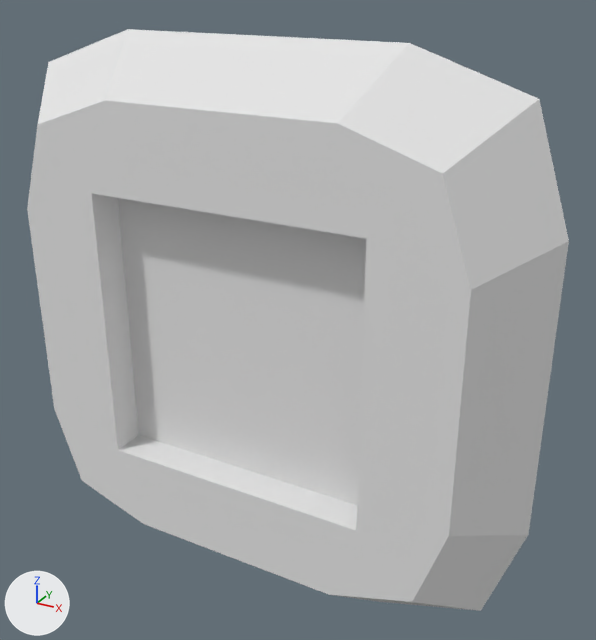
Before and after pictures for a commit that changed the OBJ model src/main/resources/assets/deepresonance/models/block/lens.obj.
One viewpoint serves both versions: a 50 mm lens placed at (0.503, -0.319, 0.939), pointed at (0.053, 0.499, 0.53). The lights are fixed; the arrows at lower left show +X, +Y and +Z. Where no turn or scale is listed for an object, it has been applied to the vertices.

Before the edit, the objects in view are built like this:
```python
mat_none = principled_material('None')
mat_none.base_color = (0.8, 0.8, 0.8)  # white #e7e7e7
mat_none.roughness = 1.0
me_cube_cube_002 = bpy.data.meshes.new('Cube_Cube.002')
me_cube_cube_002.from_pydata(...)  # 36 vertices, 33 faces; spans x -0.36..0.36, y 0.41..0.5, z 0.14..0.86
me_cube_cube_002.materials.append(mat_none)  # white #e7e7e7
ob_cube_cube_002 = bpy.data.objects.new('Cube_Cube.002', me_cube_cube_002)
ob_cube_cube_002.location = (0.0, 0.0, 0.0)
```
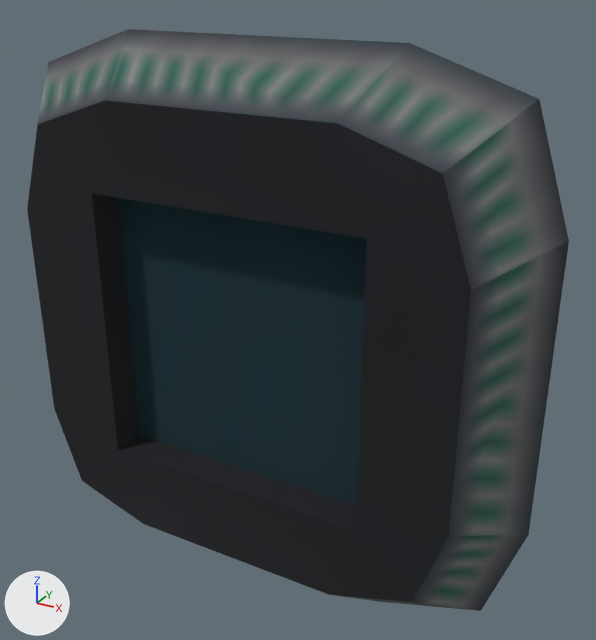
The newer file is also turned or shifted as a whole; pictures and numbers use the older file's frame.

Patch to the scene script:
```diff
--- a/src/main/resources/assets/deepresonance/models/block/lens.obj.py
+++ b/src/main/resources/assets/deepresonance/models/block/lens.obj.py
@@ img_lens_png @@
+img_lens_png = load_image('lens.png', '../../textures/blocks/lens.png', 16, 16, 'sRGB')
@@ mat_none @@
 mat_none = principled_material('None')
-mat_none.base_color = (0.8, 0.8, 0.8)  # white #e7e7e7
+mat_none.texture = img_lens_png
 mat_none.roughness = 1.0
```

What differs and where, as boxes (x1, y1, x2, y2) in the pictures (596 x 640 px):
'Cube_Cube.002', surface changed: (27, 29, 569, 611) in both
